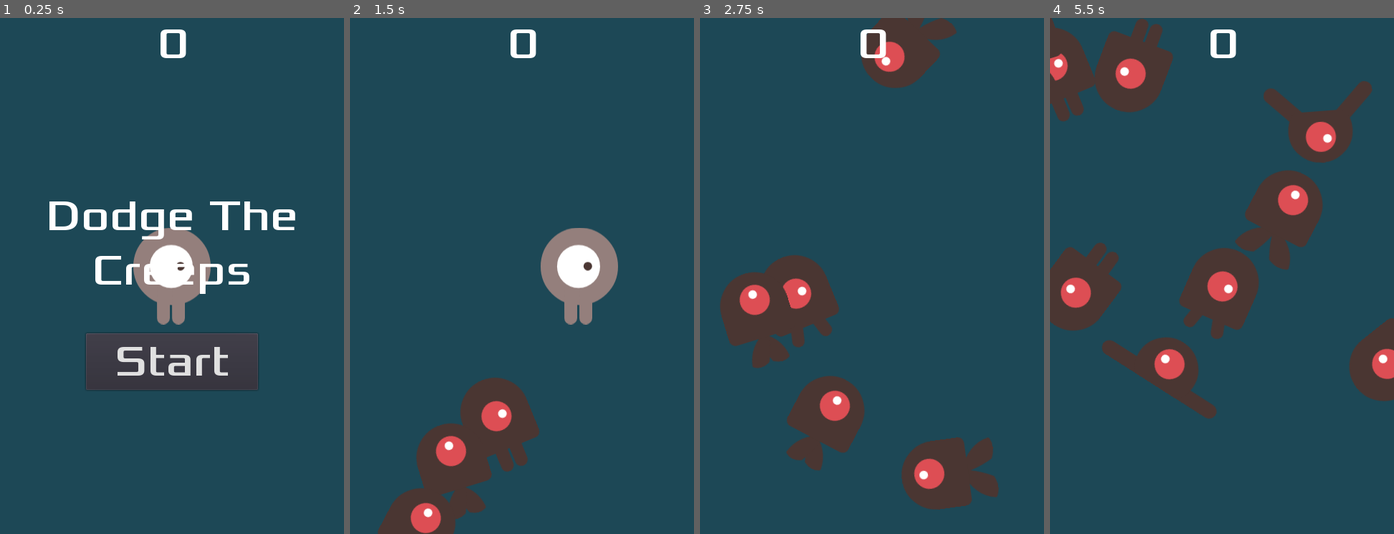
Above: before the commit, frames 1-4 (left to right).
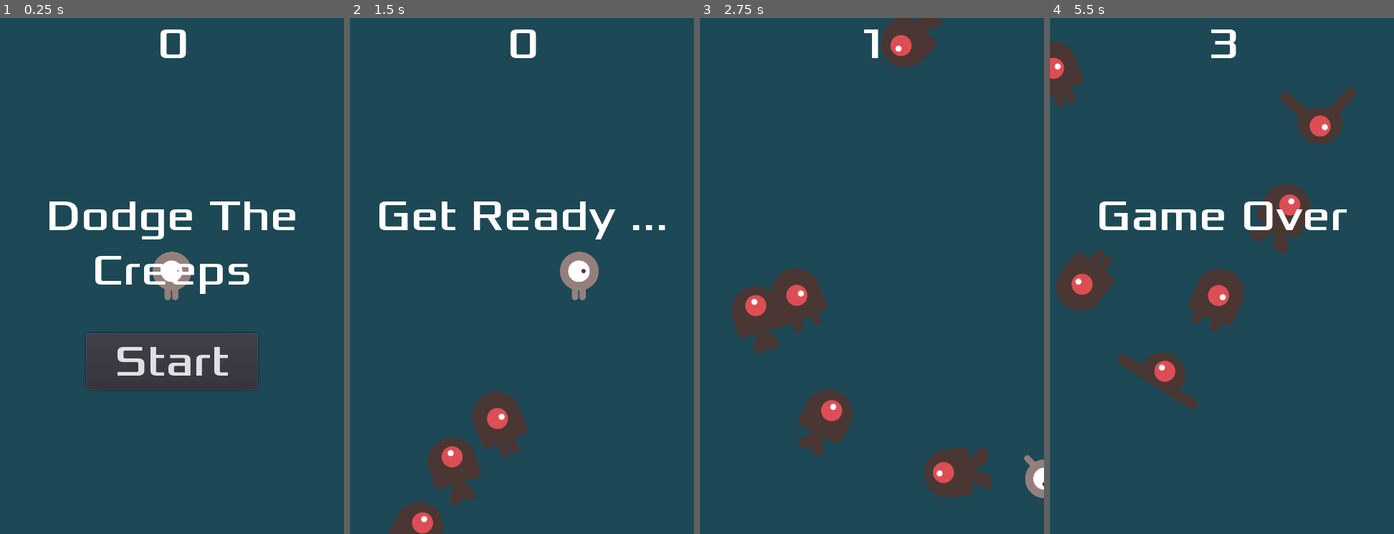
Above: after the commit, the same moments.

Repository: AbhinavRobinson/Godot-Tut-1
Game: Godot game, scene res://Main.tscn
Same seed, same stepped clock (60 frames per second), same inputs: the game is played once before the commit and once after it.
Inputs:
- Up to frame 1 (0.25 s): no input
- Up to frame 2 (1.5 s): click "Start" at 0.5 s; hold D (move_right) from 1.28 s (still down)
- Up to frame 3 (2.75 s): release D (move_right) at 2.03 s; hold S (move_down) from 2.03 s (still down)
- Up to frame 4 (5.5 s): release S (move_down) at 2.78 s; hold D (move_right) 2.78-3.53 s; hold W (move_up) 3.53-4.28 s; hold A (move_left) from 4.28 s (still down)

The runs differ from the first frame. In frame 1, 2.3% of the frame differs, in the area x 38-62%, y 40-60%; in frame 2, 8.4%; in frame 3, 8.4%; in frame 4, 15%, in the area x 0-100%, y 0-78%.

Commit message:
(feat): add timers

Diff:
--- a/2d-dodge-the-creeps/HUD.gd
+++ b/2d-dodge-the-creeps/HUD.gd
@@ -12,6 +12,11 @@
 
 func show_game_over():
 	show_message("Game Over")
+	yield($MessageTimer, "timeout")
+	$MessageLabel.text = "Dodge the Creeps"
+	$MessageLabel.show()
+	yield(get_tree().create_timer(1.0), "timeout")
+	$Button.show()
 
 func _on_Button_pressed():
 	$Button.hide()
--- a/2d-dodge-the-creeps/Main.gd
+++ b/2d-dodge-the-creeps/Main.gd
@@ -7,6 +7,23 @@
 func _ready():
 	# randomize on start
 	randomize()
+
+func new_game():
+	score = 0
+	$HUD.update_score(score)
+
+	$StartTimer.start()
+
+	$HUD.show_message("Get Ready ...")
+
+	yield($StartTimer, "timeout")
+	$ScoreTimer.start()
+	$MobTimer.start()
+
+func game_over():
+	$ScoreTimer.stop()
+	$MobTimer.stop()
+	$HUD.show_game_over()
 
 func _on_MobTimer_timeout():
 	# get mob spawn location
@@ -29,3 +46,8 @@
 	# add velocity
 	var velocity = Vector2(rand_range(mob.min_speed, mob.max_speed), 0)
 	mob.linear_velocity = velocity.rotated(direction)
+
+
+func _on_ScoreTimer_timeout():
+	score += 1
+	$HUD.update_score(score)
--- a/2d-dodge-the-creeps/Main.tscn
+++ b/2d-dodge-the-creeps/Main.tscn
@@ -38,4 +38,10 @@
 
 [node name="ScoreTimer" type="Timer" parent="."]
 
+[node name="StartTimer" type="Timer" parent="."]
+one_shot = true
+
 [connection signal="timeout" from="MobTimer" to="." method="_on_MobTimer_timeout"]
+[connection signal="hit" from="Player" to="." method="game_over"]
+[connection signal="start_game" from="HUD" to="." method="new_game"]
+[connection signal="timeout" from="ScoreTimer" to="." method="_on_ScoreTimer_timeout"]
--- a/2d-dodge-the-creeps/Mob.tscn
+++ b/2d-dodge-the-creeps/Mob.tscn
@@ -27,8 +27,8 @@
 } ]
 
 [sub_resource type="CapsuleShape2D" id=2]
-radius = 48.5011
-height = 37.4383
+radius = 34.1098
+height = 24.5572
 
 [node name="Mob" type="RigidBody2D" groups=[
 "mobs",
@@ -39,6 +39,7 @@
 
 [node name="AnimatedSprite" type="AnimatedSprite" parent="."]
 position = Vector2( -0.0463867, 0.364822 )
+scale = Vector2( 0.7, 0.7 )
 frames = SubResource( 1 )
 animation = "walk"
 
--- a/2d-dodge-the-creeps/Player.tscn
+++ b/2d-dodge-the-creeps/Player.tscn
@@ -20,13 +20,14 @@
 } ]
 
 [sub_resource type="CapsuleShape2D" id=2]
-radius = 54.5
-height = 25.5172
+radius = 27.5907
+height = 11.3284
 
 [node name="Player" type="Area2D"]
 script = ExtResource( 5 )
 
 [node name="AnimatedSprite" type="AnimatedSprite" parent="."]
+scale = Vector2( 0.5, 0.5 )
 frames = SubResource( 1 )
 animation = "right"
 
